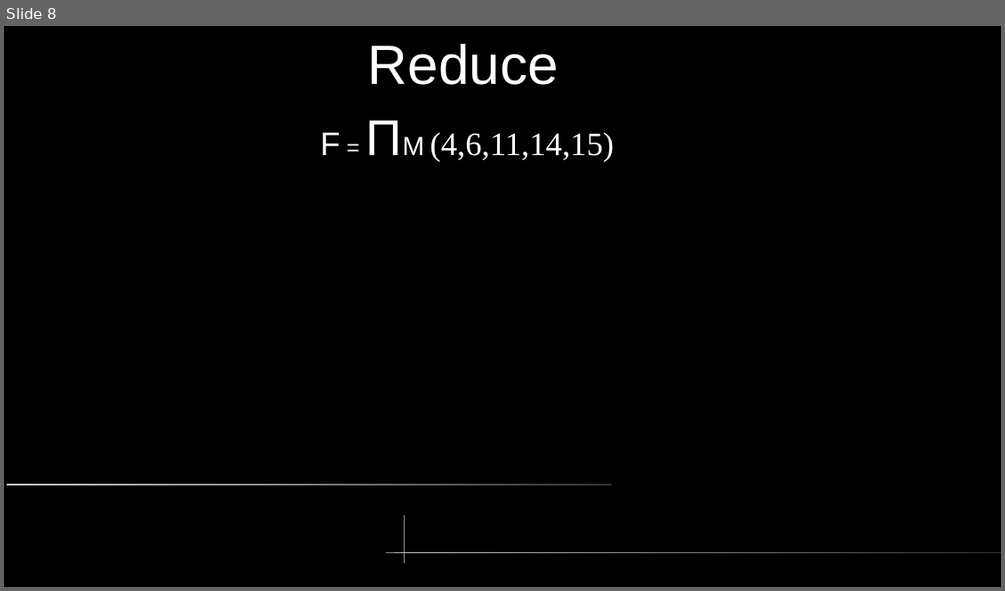
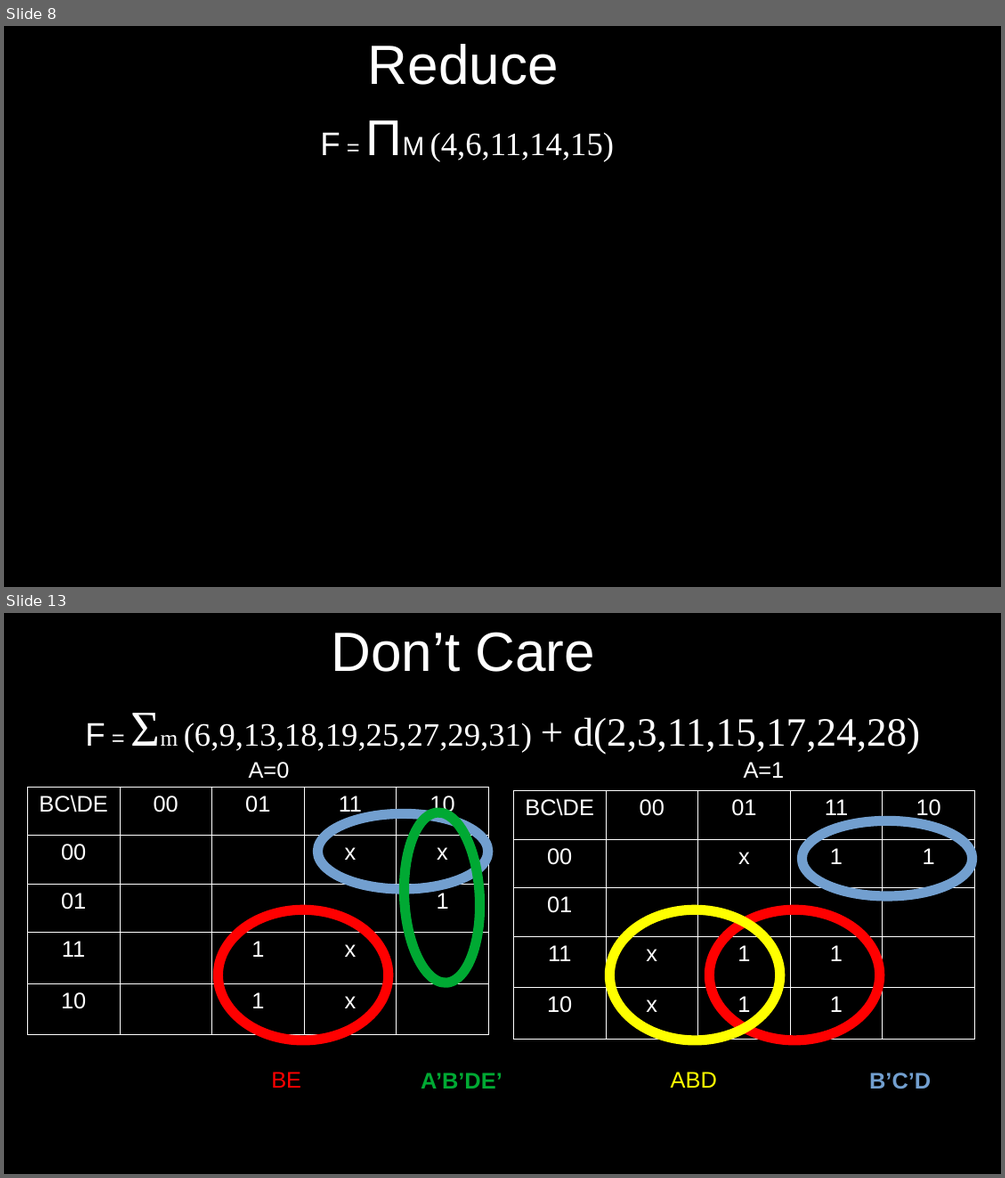
Before and after one commit to arnabsinha/Switching-Circuits-and-Logic-Design, a slide deck: Lecture_11.odp. Shown one above the other, each under a label of ours: slide 8 before the commit, slides 8 and 13 after it; the slides between them are not shown. The pictures are 1005x591 and 1005x1178 pixels, drawn with LibreOffice and Linux fonts; fonts in the diff are those of the drawing. Boxes give left, top, right and bottom in pixels: in the first picture for what was removed or moved away, otherwise in the second. Text is boxed around its words. In the diff, an @@ line names an element or a change of style, - is before the commit and + after.

```diff
--- a/Lecture_11.odp
+++ b/Lecture_11.odp
@@ slide 13 added at [4, 613, 1001, 1174], background #000000 @@
@@ title added at [331, 632, 595, 672], 44 pt, text #FFFFFF @@
+Don’t Care
@@ text added at [85, 717, 921, 754], 26 pt, text #FFFFFF @@
+F = Σm (6,9,13,18,19,25,27,29,31) + d(2,3,11,15,17,24,28)
@@ text added at [249, 762, 290, 779], 18 pt, text #FFFFFF @@
+A=0
@@ text added at [744, 762, 785, 778], 18 pt, text #FFFFFF @@
+A=1
@@ table added at [27, 787, 489, 1035], 5 rows, 5 columns @@
+BC\DE | 00 | 01 | 11 | 10
+00 |  |  | x | x
+01 |  |  |  | 1
+11 |  | 1 | x | 
+10 |  | 1 | x | 
@@ table added at [513, 790, 975, 1038], 5 rows, 5 columns @@
+BC\DE | 00 | 01 | 11 | 10
+00 |  | x | 1 | 1
+01 |  |  |  | 
+11 | x | 1 | 1 | 
+10 | x | 1 | 1 | 
@@ ellipse added at [318, 814, 488, 889], outline #729FCF 7.91 pt @@
@@ ellipse added at [400, 811, 484, 984], outline #00A933 7.91 pt @@
@@ ellipse added at [801, 821, 971, 896], outline #729FCF 7.91 pt @@
@@ ellipse added at [218, 909, 388, 1040], outline #FF0000 7.91 pt @@
@@ ellipse added at [610, 909, 780, 1040], outline #FFFF00 7.91 pt @@
@@ ellipse added at [710, 909, 880, 1040], outline #FF0000 7.91 pt @@
@@ text added at [271, 1071, 301, 1087], 18 pt, text #FF0000 @@
+BE
@@ text added at [421, 1072, 502, 1088], 18 pt, text #00A933, bold @@
+A’B’DE’
@@ text added at [671, 1071, 717, 1087], 18 pt, text #FFFF00 @@
+ABD
@@ text added at [869, 1072, 930, 1089], 18 pt, text #729FCF, bold @@
+B’C’D
@@ slide 8 changed as well @@
@@ rounded rectangle removed at [7, 483, 612, 485] @@
@@ freeform shape removed at [404, 516, 404, 564] @@
@@ rounded rectangle removed at [386, 553, 1001, 554] @@
```
Also in this commit, not shown: 7 other slides changed, 4 other slides added, 12 other files.
